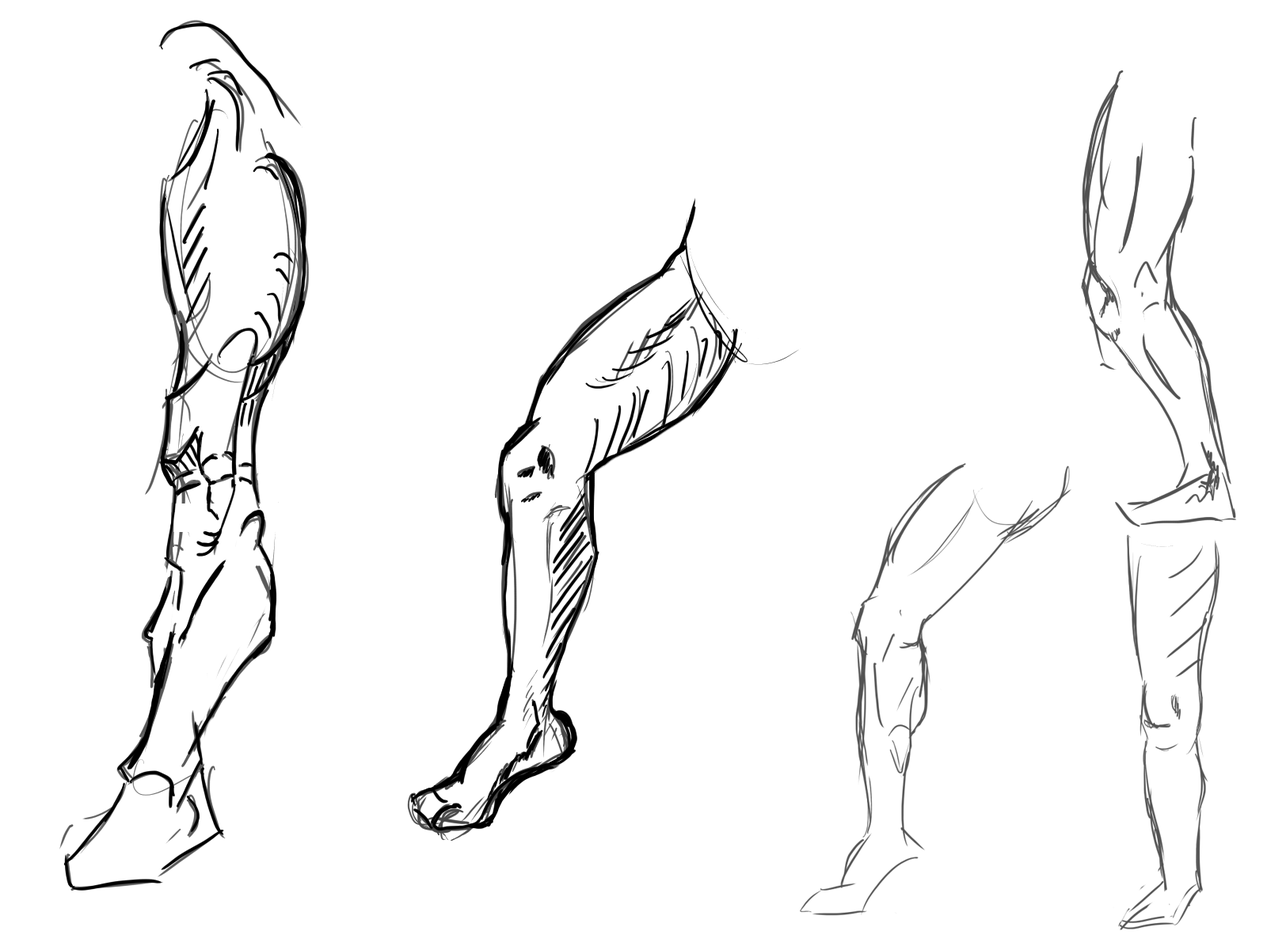
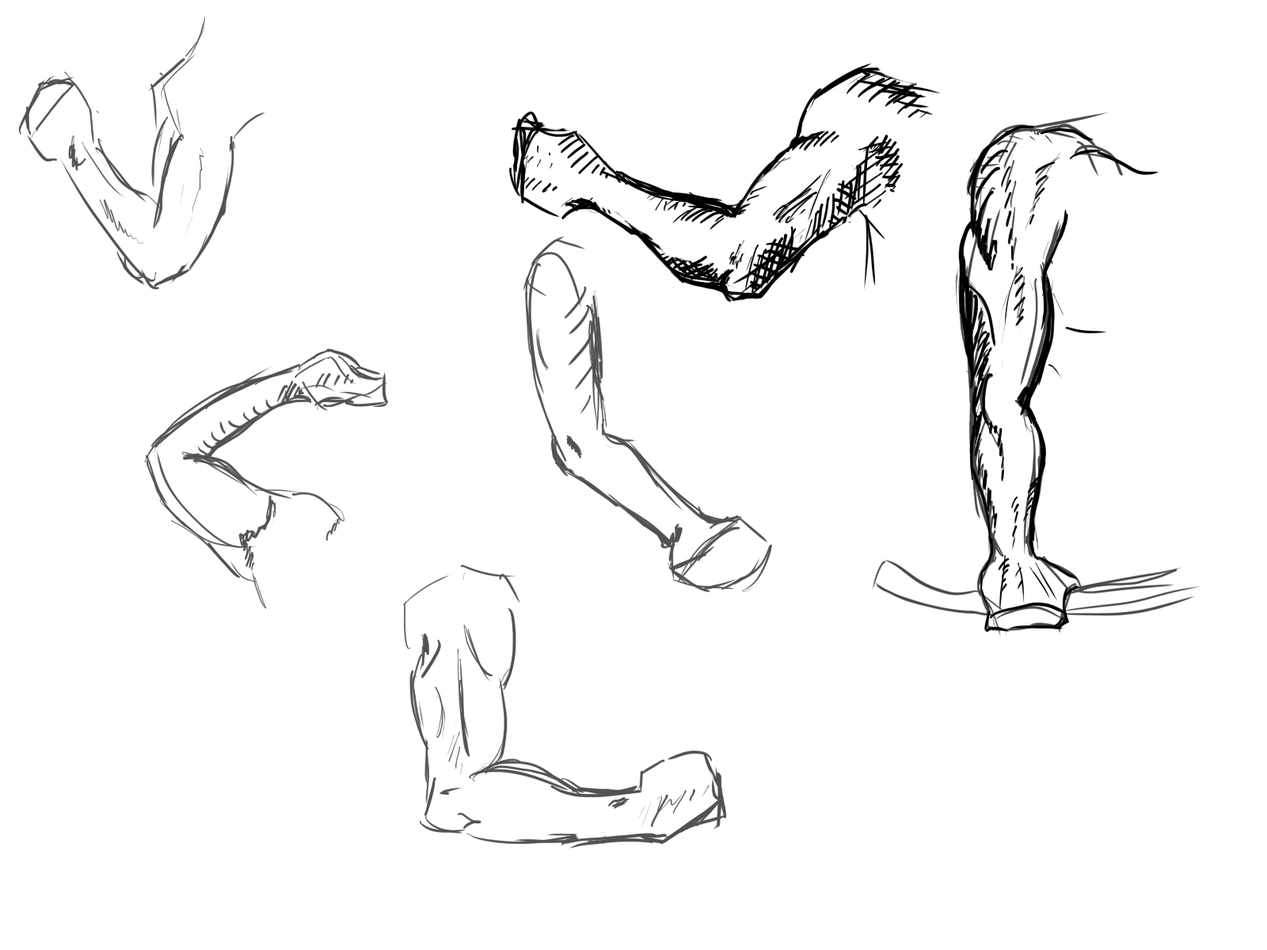
Layered file, before and after one edit (1267×950). Changes by layer:
hid "Legs" over [18, 16, 1237, 931]
showed "Arms 2", painted on it over [18, 16, 1237, 913]
painted on "Background" over [18, 16, 1237, 931]
